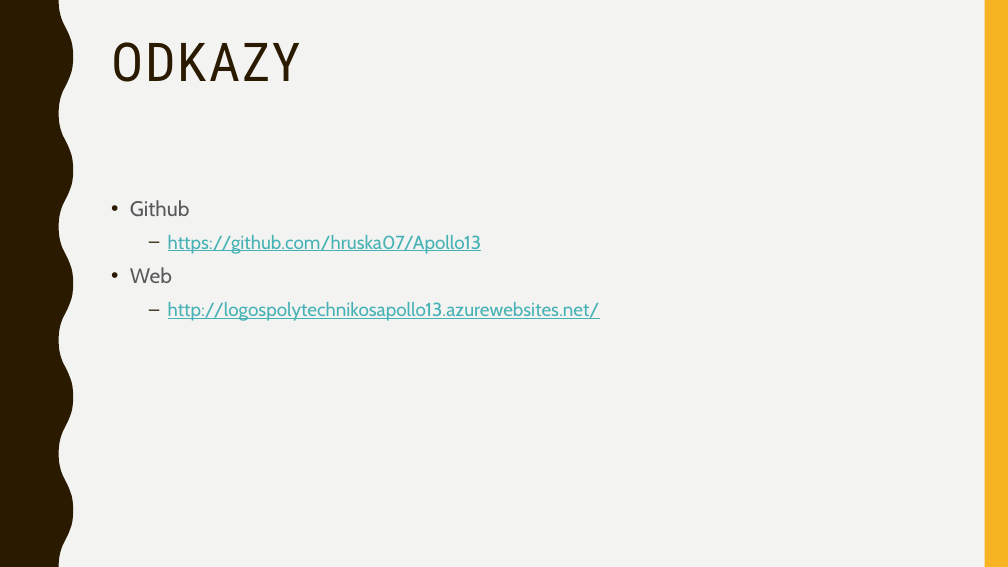
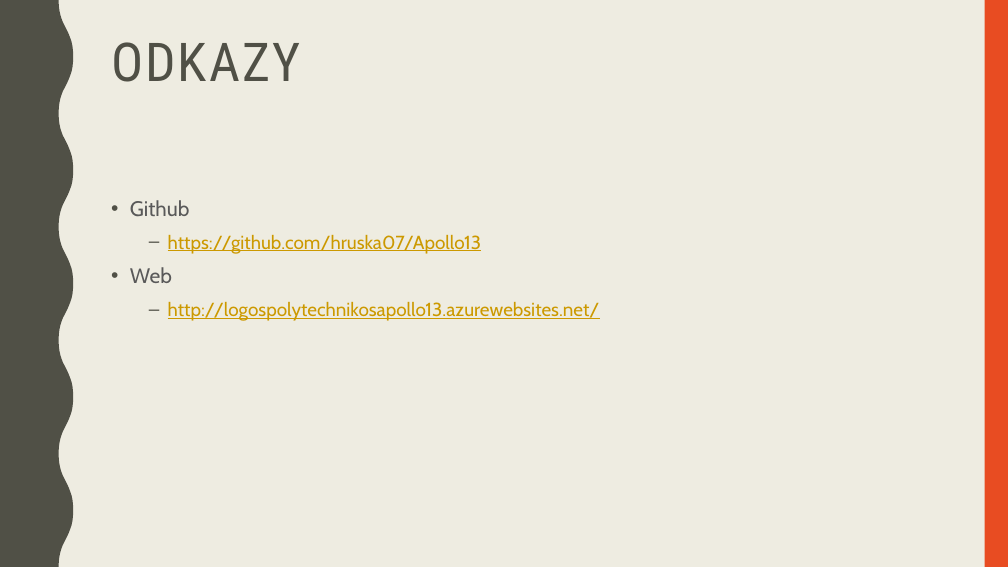
Before and after one commit to hruska07/Apollo13, a slide deck: slide 4 of docs/Apollo 13 - Logos Polytechnikos.pptx. Drawn at 1008x567 pixels with LibreOffice and Linux fonts; fonts in the diff are those of the drawing. Boxes give left, top, right and bottom in pixels: in the first picture for what was removed or moved away, otherwise in the second. Text is boxed around its words. In the diff, an @@ line names an element or a change of style, - is before the commit and + after.

Commit message:
colour

```diff
--- a/docs/Apollo 13 - Logos Polytechnikos.pptx
+++ b/docs/Apollo 13 - Logos Polytechnikos.pptx
@@ background #F3F3F2 to #EEECE1 @@
@@ freeform shape at [0, 0, 73, 567]: fill #2A1A00 to #505046 @@
@@ rectangle at [985, 0, 1008, 567]: fill #F8B323 to #E84C22 @@
@@ title "ODKAZY" at [111, 42, 300, 82]: text colour #2A1A00 to #505046 @@
@@ text "Github" at [130, 200, 600, 321]: text colour #46B2B5 to #CC9900; bullet colour #2A1A00 to #505046 @@
```
Also in this commit, not shown: 9 other slides changed.
